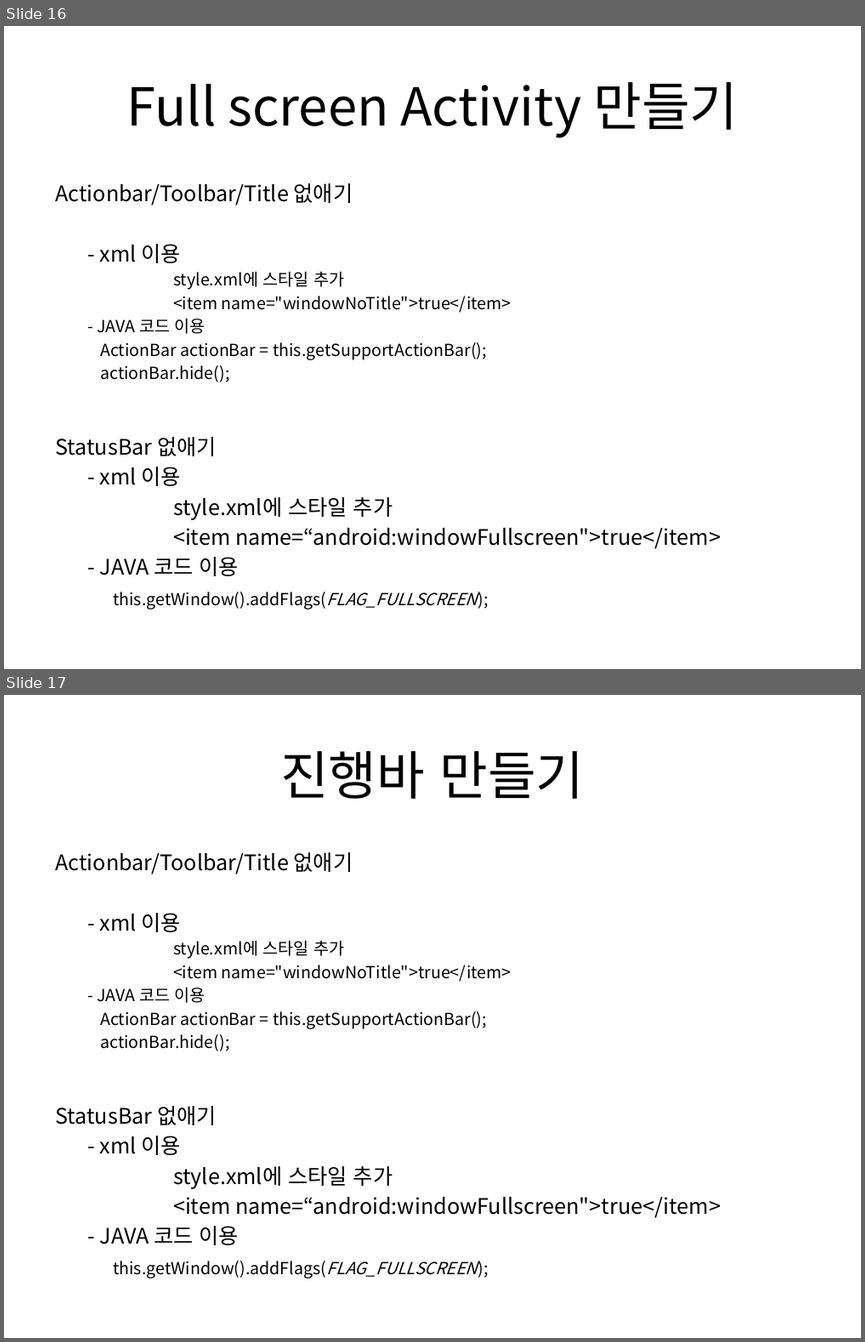
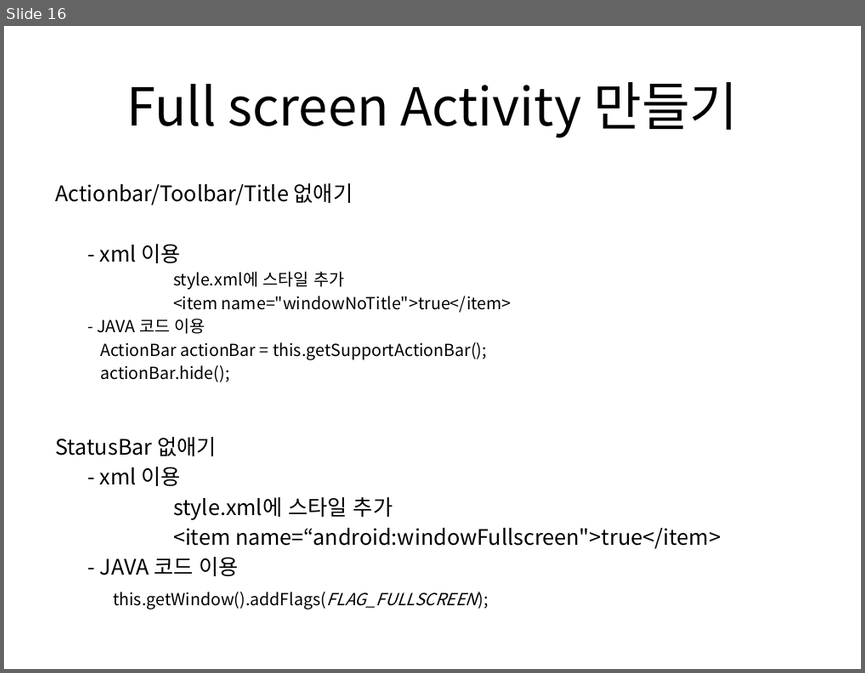
Before and after one commit to khko/android_edu, a slide deck: 01.Doc/프로젝트강의_01.pptx. Shown one above the other, each under a label of ours: slides 16 and 17 before the commit, slide 16 after it. The pictures are 865x1342 and 865x673 pixels, drawn with LibreOffice and Linux fonts; fonts in the diff are those of the drawing. Boxes give left, top, right and bottom in pixels: in the first picture for what was removed or moved away, otherwise in the second. Text is boxed around its words. In the diff, an @@ line names an element or a change of style, - is before the commit and + after.

Commit message:
[강사]
Actionbar 기능 추가

```diff
--- a/01.Doc/프로젝트강의_01.pptx
+++ b/01.Doc/프로젝트강의_01.pptx
@@ slide 17 removed at (x1=4, y1=695, x2=861, y2=1338), background #FFFFFF @@
@@ title removed at (x1=280, y1=751, x2=584, y2=799) @@
-진행바 만들기
@@ text removed at (x1=55, y1=852, x2=721, y2=1278) @@
-Actionbar/Toolbar/Title 없애기
-- xml 이용
-style.xml에 스타일 추가
-<item name="windowNoTitle">true</item>
-- JAVA 코드 이용
-ActionBar actionBar = this.getSupportActionBar();
-actionBar.hide();
-StatusBar 없애기
-- xml 이용
-style.xml에 스타일 추가
-<item name=“android:windowFullscreen">true</item>
-- JAVA 코드 이용
-this.getWindow().addFlags(FLAG_FULLSCREEN);
```
Also in this commit, not shown: 5 slides added, 9 other files.
